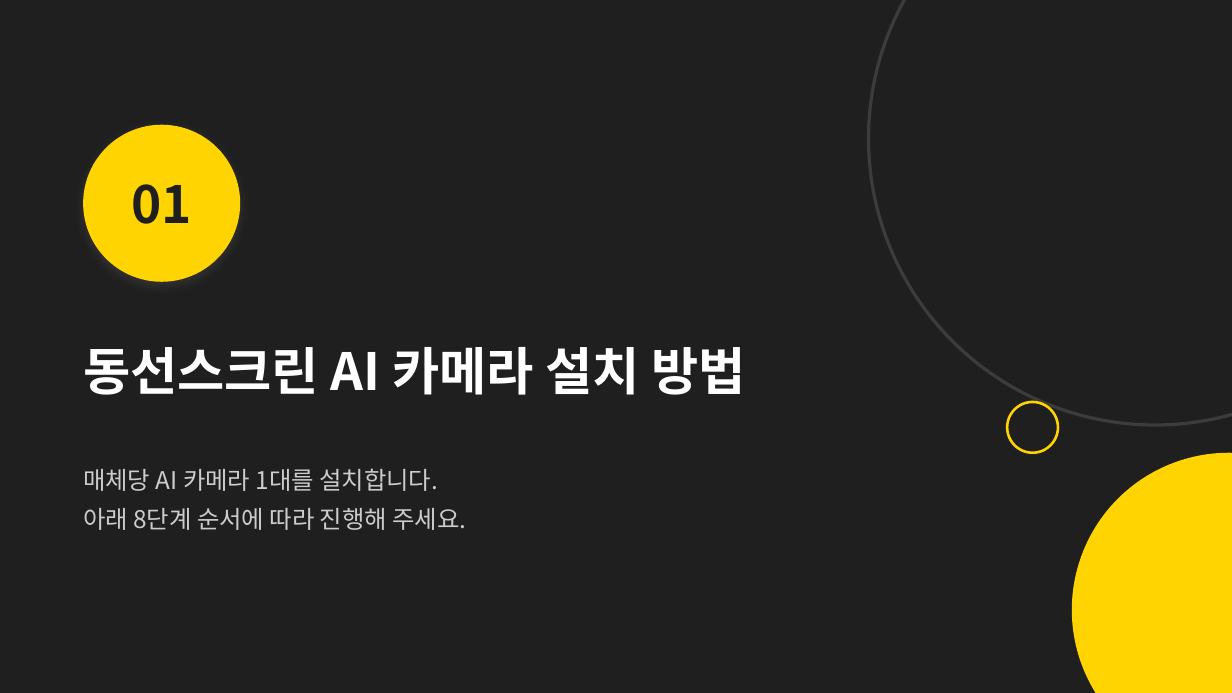
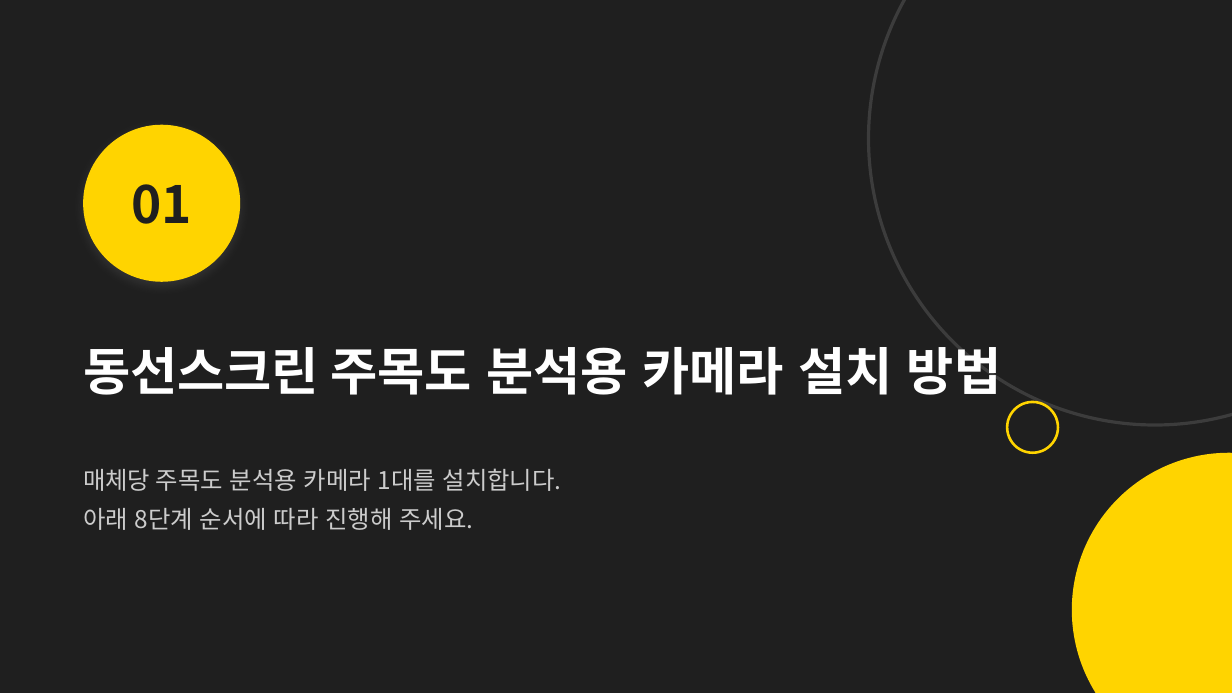
Before and after one commit to alsdn2947/ars, a slide deck: slide 4 of 이마트_AI카메라_설치매뉴얼.pptx (slide 3 before the commit). Drawn at 1232x693 pixels with LibreOffice and Linux fonts; fonts in the diff are those of the drawing. Boxes give left, top, right and bottom in pixels: in the first picture for what was removed or moved away, otherwise in the second. Text is boxed around its words. In the diff, an @@ line names an element or a change of style, - is before the commit and + after.

```diff
--- a/이마트_AI카메라_설치매뉴얼.pptx
+++ b/이마트_AI카메라_설치매뉴얼.pptx
@@ text at (83,347,1001,395): text changed @@
-동선스크린 AI 카메라 설치 방법
+동선스크린 주목도 분석용 카메라 설치 방법
@@ text at (83,468,562,491): text changed @@
-매체당 AI 카메라 1대를 설치합니다.
+매체당 주목도 분석용 카메라 1대를 설치합니다.
```
Also in this commit, not shown: 23 other slides changed, 1 slide added, 1 slide removed.
